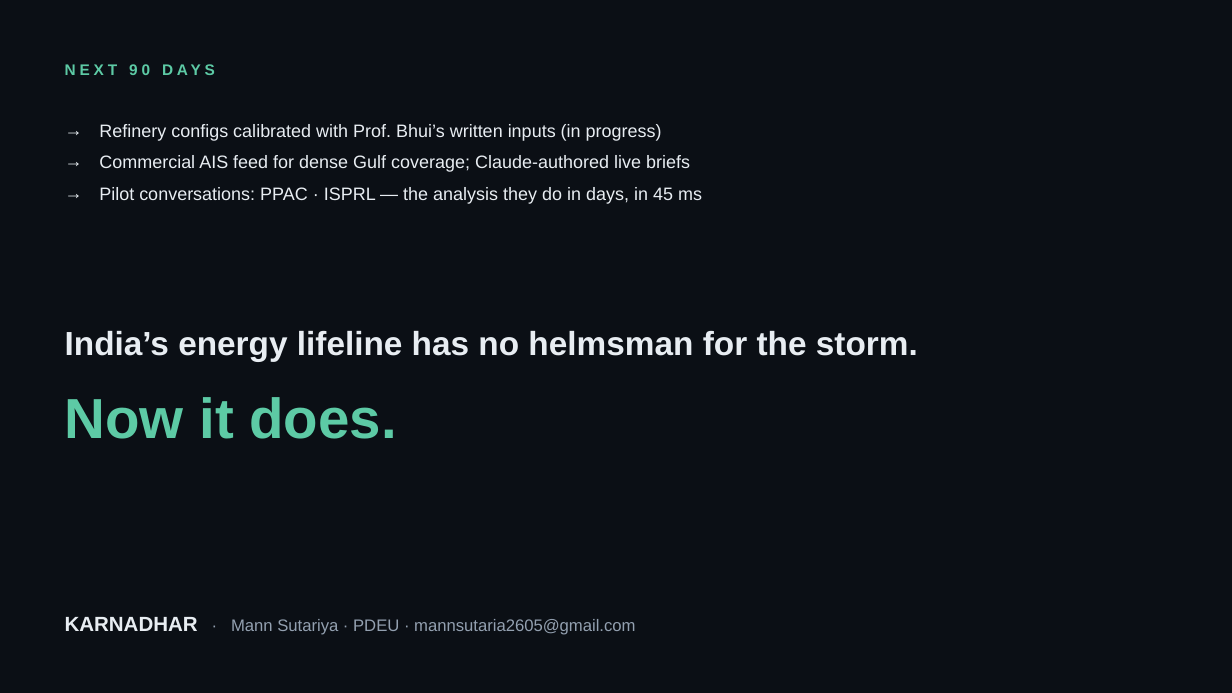
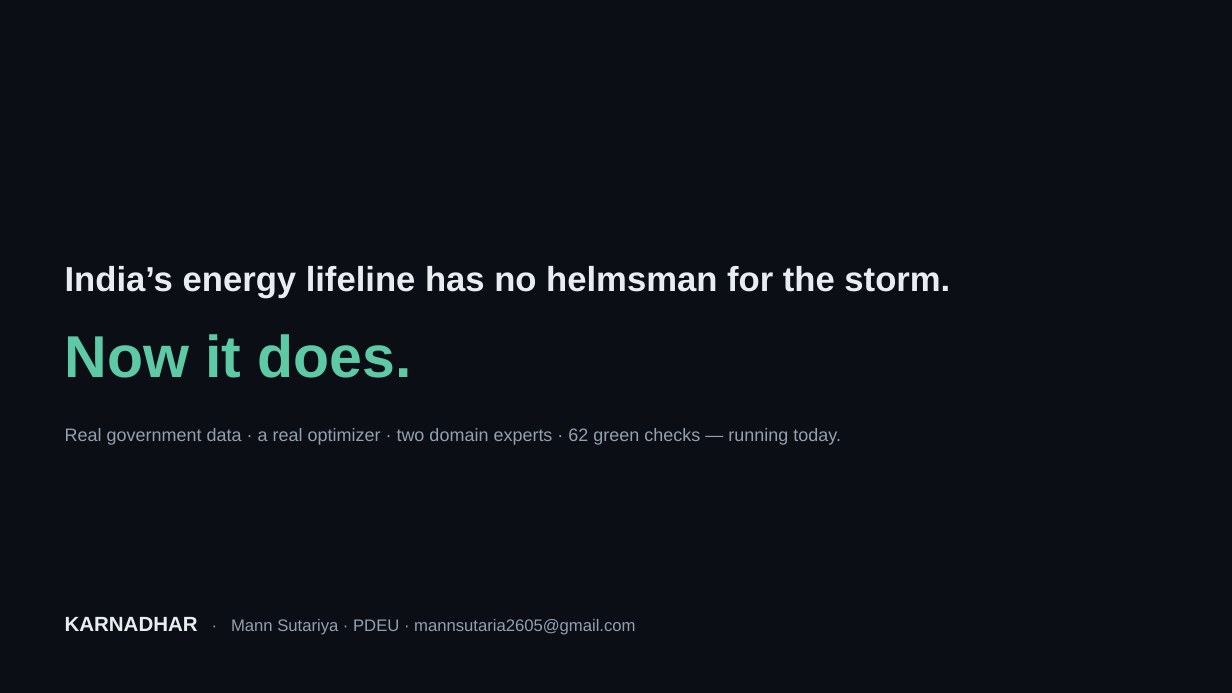
Before and after one commit to PureGenius369/Karnadhar, a slide deck: slide 13 of deliverables/KARNADHAR_Deck.pptx. Drawn at 1232x693 pixels with LibreOffice and Linux fonts; fonts in the diff are those of the drawing; background and template pictures are left out. Boxes give left, top, right and bottom in pixels: in the first picture for what was removed or moved away, otherwise in the second. Text is boxed around its words. In the diff, an @@ line names an element or a change of style, - is before the commit and + after.

```diff
--- a/deliverables/KARNADHAR_Deck.pptx
+++ b/deliverables/KARNADHAR_Deck.pptx
@@ text removed at <box>65,55,619,83</box> @@
-NEXT 90 DAYS
@@ text removed at <box>99,124,702,204</box> @@
-→ Refinery configs calibrated with Prof. Bhui’s written inputs (in progress)
-→ Commercial AIS feed for dense Gulf coverage; Claude-authored live briefs
-→ Pilot conversations: PPAC · ISPRL — the analysis they do in days, in 45 ms
@@ text "India’s energy lifeline has no ...": place and size @@
-text "India’s energy lifeline has no ..." at <box>65,331,918,361</box>
+text "India’s energy lifeline has no ..." at <box>65,266,950,298</box>
@@ text "India’s energy lifeline has no ..." at <box>65,266,950,298</box>: size 26 to 27 pt @@
@@ text "Now it does.": place and size @@
-text "Now it does." at <box>65,397,396,439</box>
+text "Now it does." at <box>65,334,412,378</box>
@@ text "Now it does." at <box>65,334,412,378</box>: size 44 to 46 pt @@
@@ text added at <box>65,428,841,445</box>, 14 pt, text #93A0B0 @@
+Real government data · a real optimizer · two domain experts · 62 green checks — running today.
```
Also in this commit, not shown: 2 other slides changed, 14 other files.
